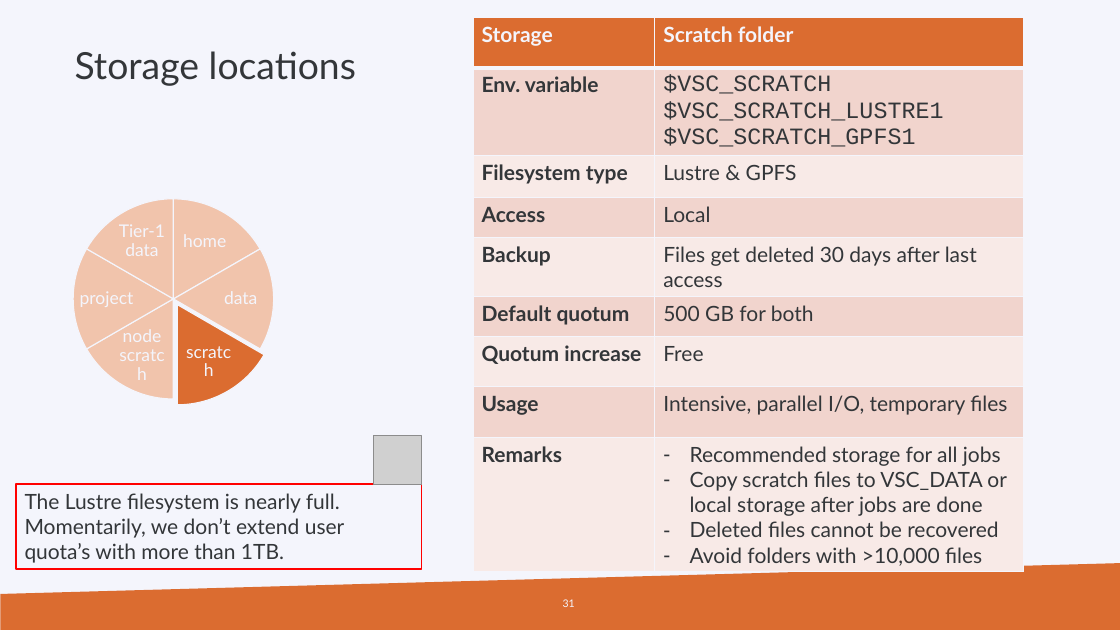
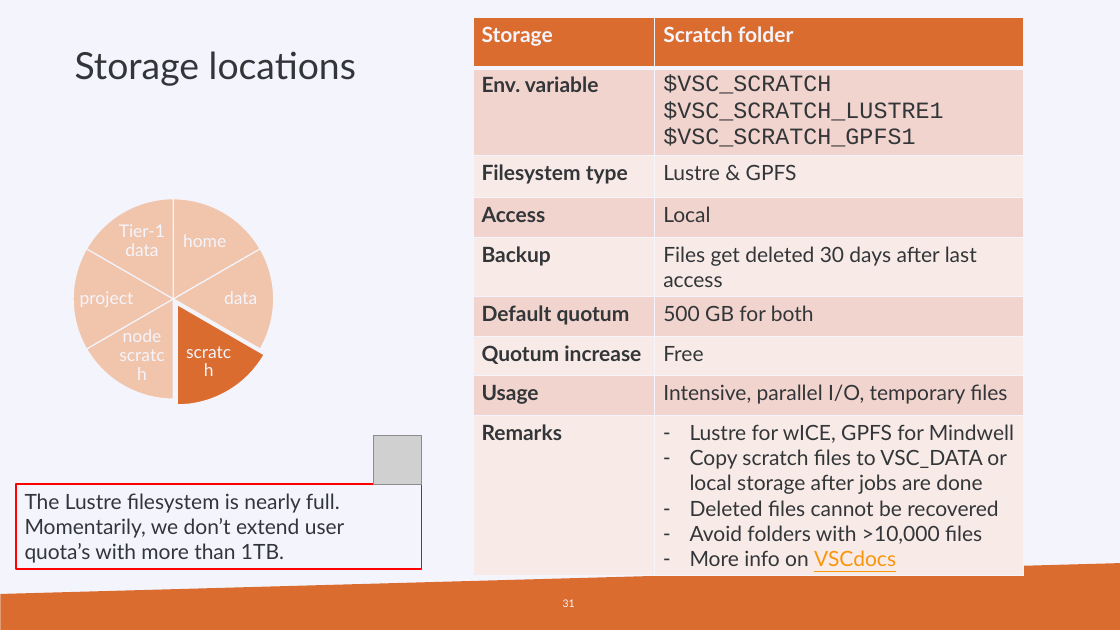
Before and after one commit to hpcleuven/HPC-intro, a slide deck: slide 31 of HPCintro.pptx. Drawn at 1120x630 pixels with LibreOffice and Linux fonts; fonts in the diff are those of the drawing; grey boxes stand for pictures; background and template pictures are left out. Boxes give left, top, right and bottom in pixels: in the first picture for what was removed or moved away, otherwise in the second. Text is boxed around its words. In the diff, an @@ line names an element or a change of style, - is before the commit and + after.

Commit message:
Welcoming Mindwell

```diff
--- a/HPCintro.pptx
+++ b/HPCintro.pptx
@@ table at [473, 18, 1023, 570] @@
-row 9, column 2: Recommended storage for all jobs / Copy scratch files to VSC_DATA or local storage after jobs are done / Deleted files cannot be recovered / Avoid folders with >10,000 files
+row 9, column 2: Lustre for wICE, GPFS for Mindwell / Copy scratch files to VSC_DATA or local storage after jobs are done / Deleted files cannot be recovered / Avoid folders with >10,000 files / More info on VSCdocs
```
Also in this commit, not shown: 14 other slides changed, 1 slide added, 2 slides removed.
